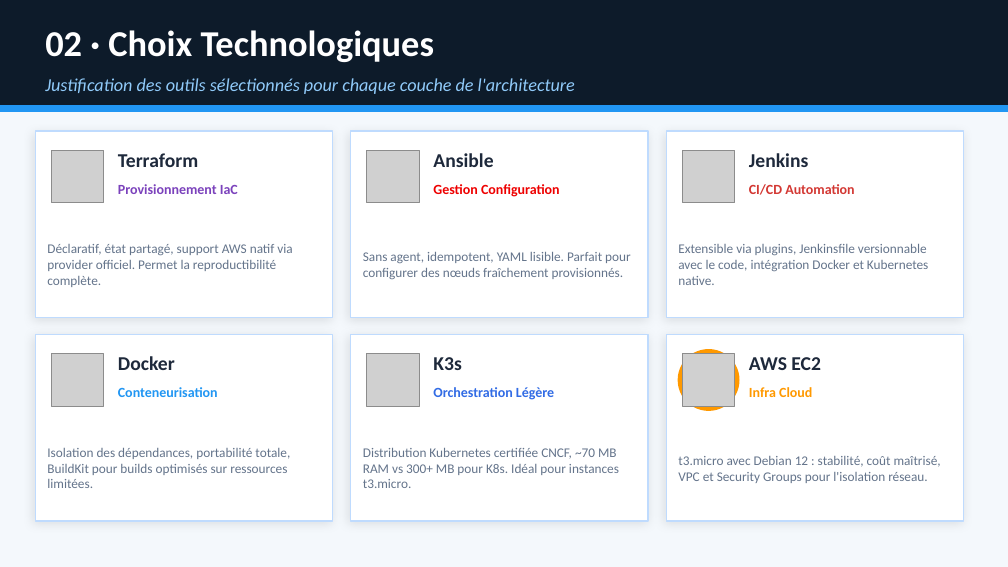
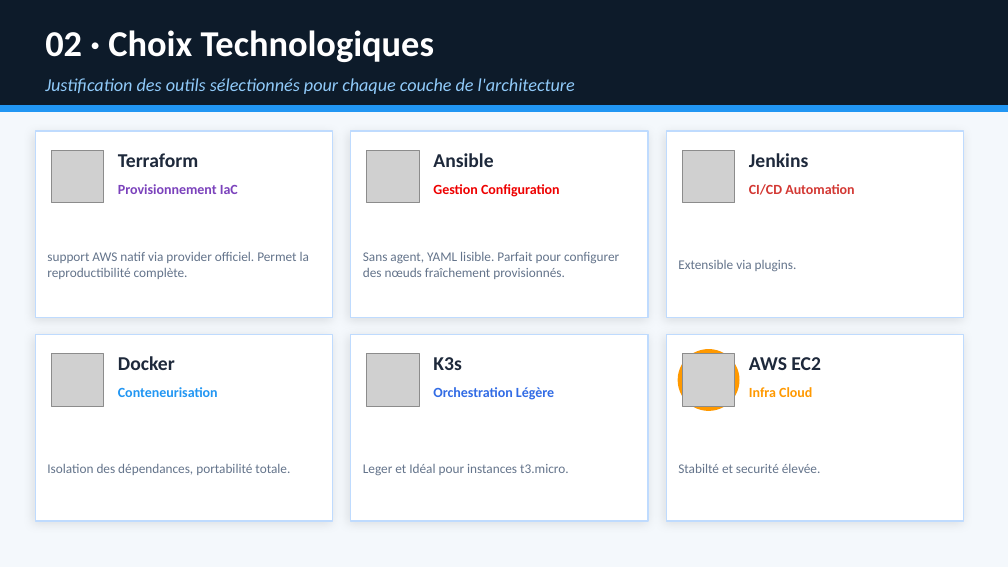
Before and after one commit to DOWNLOAD-it/portfolio, a slide deck: slide 4 of cloud_cicd.pptx (slide 5 before the commit). Drawn at 1008x567 pixels with LibreOffice and Linux fonts; fonts in the diff are those of the drawing; grey boxes stand for pictures. Boxes give left, top, right and bottom in pixels: in the first picture for what was removed or moved away, otherwise in the second. Text is boxed around its words. In the diff, an @@ line names an element or a change of style, - is before the commit and + after.

```diff
--- a/cloud_cicd.pptx
+++ b/cloud_cicd.pptx
@@ text at box(47, 252, 309, 279): text changed @@
-Déclaratif, état partagé, support AWS natif via provider officiel. Permet la reproductibilité complète.
+support AWS natif via provider officiel. Permet la reproductibilité complète.
@@ text at box(363, 252, 619, 279): text changed @@
-Sans agent, idempotent, YAML lisible. Parfait pour configurer des nœuds fraîchement provisionnés.
+Sans agent, YAML lisible. Parfait pour configurer des nœuds fraîchement provisionnés.
@@ text at box(678, 260, 797, 271): text changed @@
-Extensible via plugins, Jenkinsfile versionnable avec le code, intégration Docker et Kubernetes native.
+Extensible via plugins.
@@ text at box(47, 464, 290, 475): text changed @@
-Isolation des dépendances, portabilité totale, BuildKit pour builds optimisés sur ressources limitées.
+Isolation des dépendances, portabilité totale.
@@ text at box(363, 464, 568, 475): text changed @@
-Distribution Kubernetes certifiée CNCF, ~70 MB RAM vs 300+ MB pour K8s. Idéal pour instances t3.micro.
+Leger et Idéal pour instances t3.micro.
@@ text at box(678, 464, 821, 473): text changed @@
-t3.micro avec Debian 12 : stabilité, coût maîtrisé, VPC et Security Groups pour l'isolation réseau.
+Stabilté et securité élevée.
```
Also in this commit, not shown: 1 slide removed, 1 other file.
